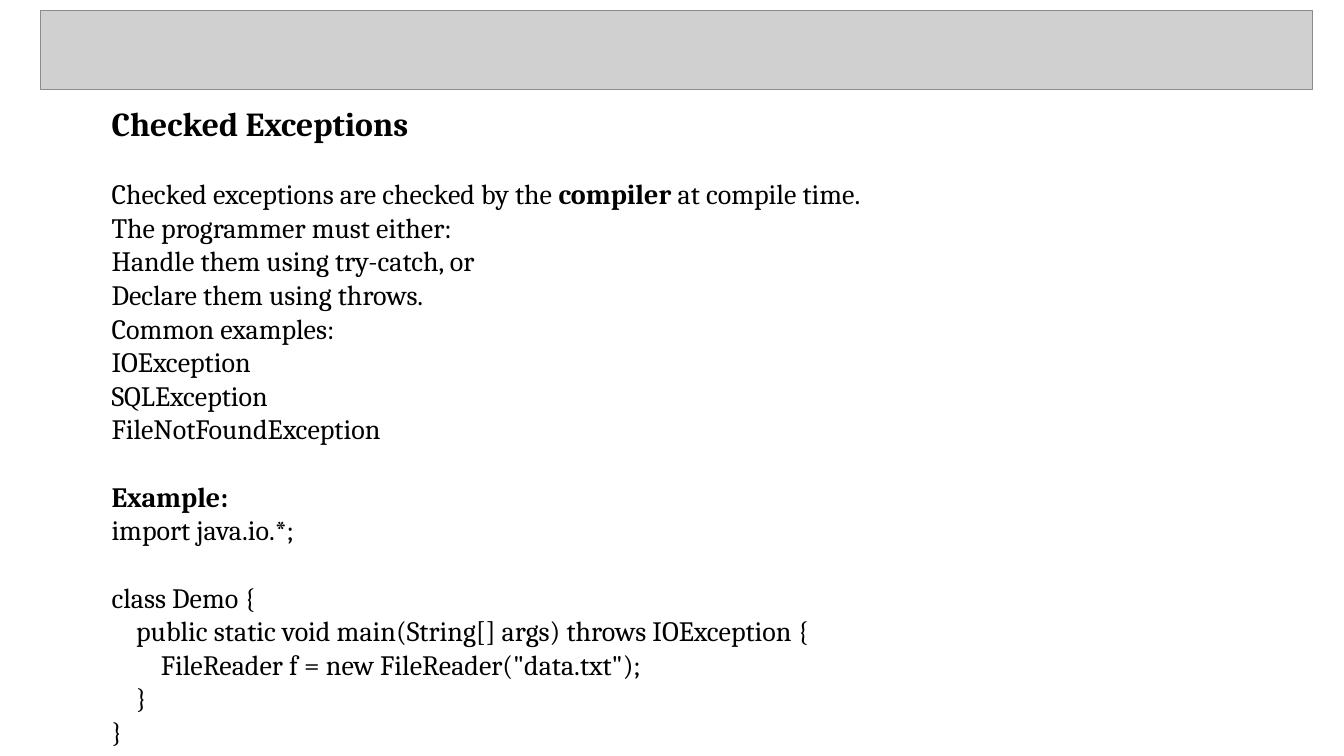
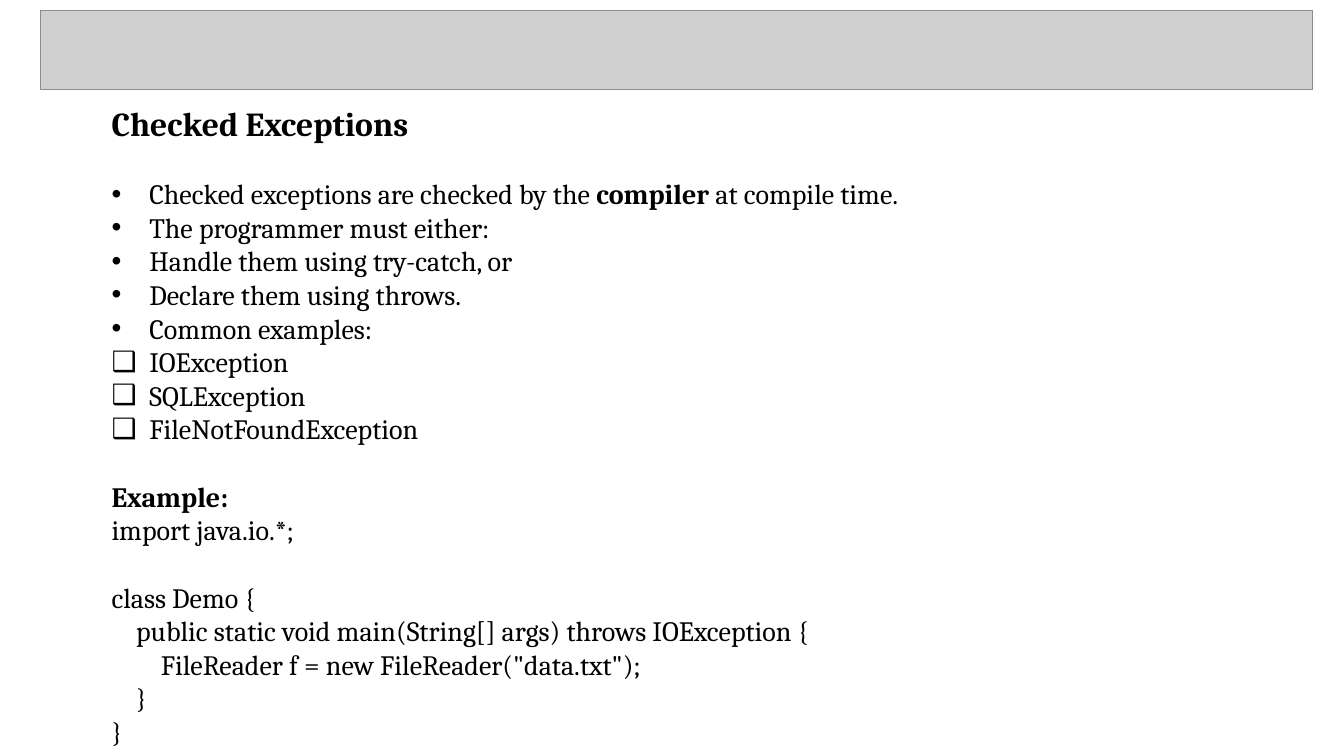
Before and after one commit to ghavate-n11/04JAVA-PROGRAMMING-, a slide deck: slide 9 of NOTES/Unit 5 Exception Handling.pptx. Drawn at 1344x756 pixels with LibreOffice and Linux fonts; fonts in the diff are those of the drawing; grey boxes stand for pictures. Boxes give left, top, right and bottom in pixels: in the first picture for what was removed or moved away, otherwise in the second. Text is boxed around its words. In the diff, an @@ line names an element or a change of style, - is before the commit and + after.

```diff
--- a/NOTES/Unit 5 Exception Handling.pptx
+++ b/NOTES/Unit 5 Exception Handling.pptx
@@ text at box(149, 184, 898, 445): bullet none to •; bullet none to ❑ @@
```
Also in this commit, not shown: 3 other slides changed.
